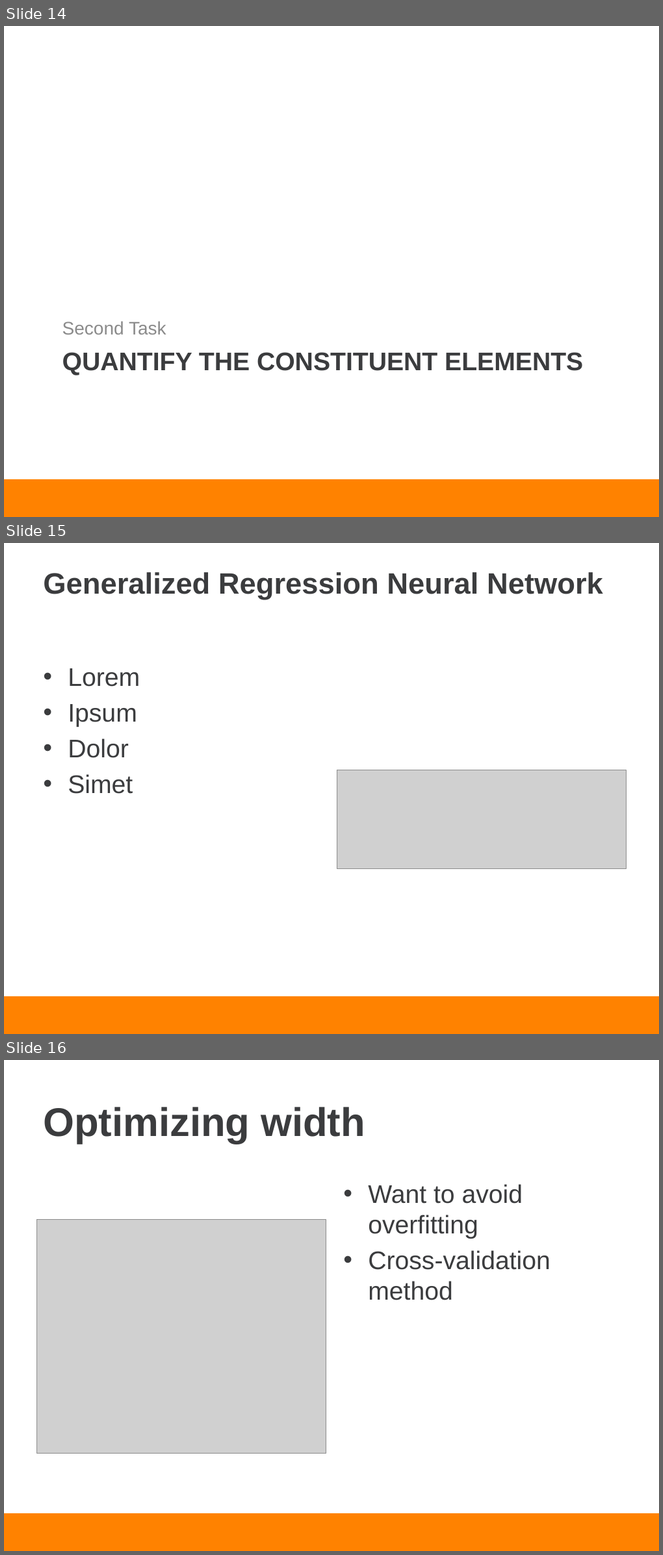
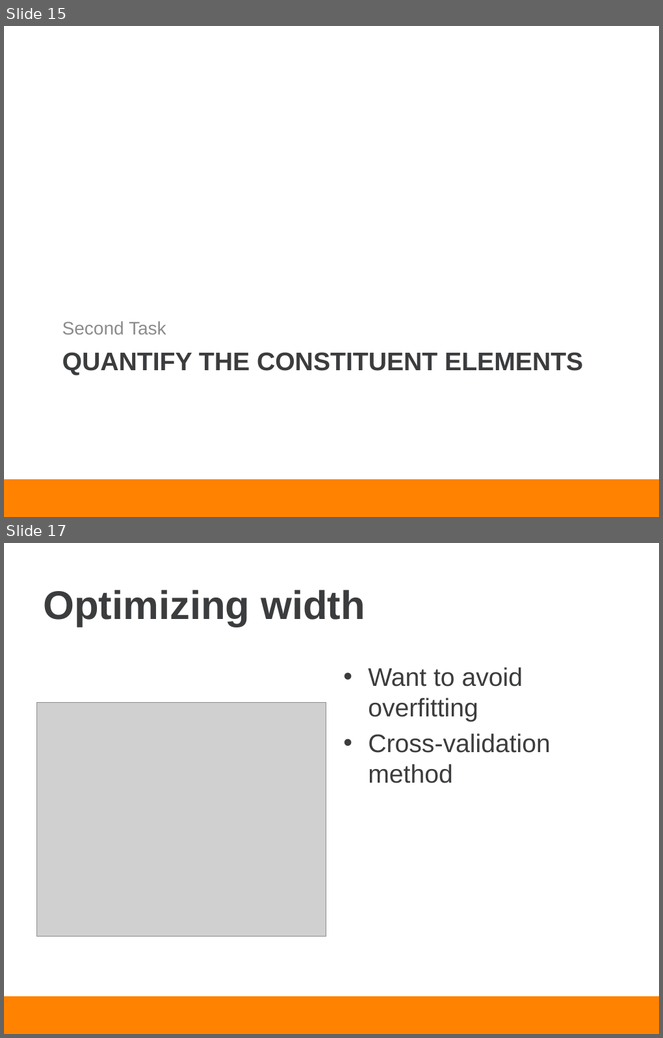
Before and after one commit to piovere/nucnotes, a slide deck: ne697neuralnetworks/project/presentation.pptx. Shown one above the other, each under a label of ours: slides 14, 15 and 16 before the commit, slides 15 and 17 after it; the slides between them are not shown. The pictures are 663x1555 and 663x1038 pixels, drawn with LibreOffice and Linux fonts; fonts in the diff are those of the drawing; grey boxes stand for pictures; background and template pictures are left out. Boxes give left, top, right and bottom in pixels: in the first picture for what was removed or moved away, otherwise in the second. Text is boxed around its words. In the diff, an @@ line names an element or a change of style, - is before the commit and + after.

```diff
--- a/ne697neuralnetworks/project/presentation.pptx
+++ b/ne697neuralnetworks/project/presentation.pptx
@@ slide 15 removed at [4,543,659,1034], background #FFFFFF; not listed: 1 template element that a slide beside it also shows @@
@@ title removed at [43,572,603,600] @@
-Generalized Regression Neural Network
@@ text removed at [68,668,140,794] @@
-• Lorem
-• Ipsum
-• Dolor
-• Simet
@@ picture removed at [337,771,627,869] @@
@@ what was slide 14 is now slide 15 @@
@@ what was slide 16 is now slide 17 @@
```
Also in this commit, not shown: 6 slides changed, 7 slides added, 1 other slide removed.
